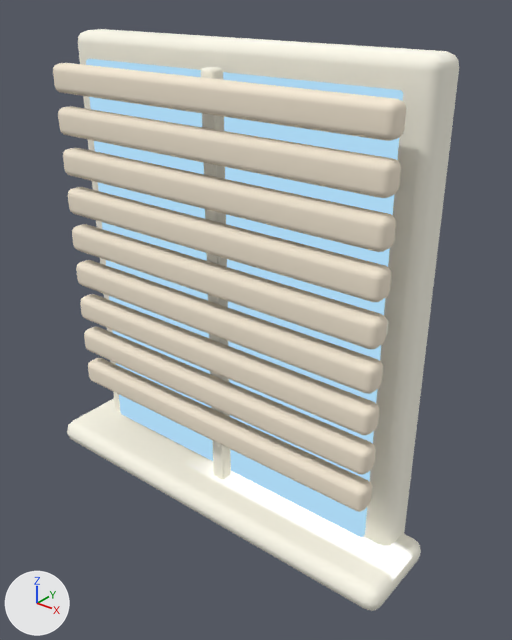
One commit to the glTF model assets/3d/native/windowBlinds.glb: the scene before it, then after it.
Before and after are seen from a camera (50 mm lens) standing at (1.54, -1.83, 1.88) and looking at (0.12, -0.06, 0.78). The axes (+X, +Y, +Z) are drawn at lower left. The lights are the same throughout. The first picture is the older version. Where no turn or scale is listed for an object, it has been applied to the vertices. Vertices at exactly the same position are counted once.

Objects in the first picture: 'Blind slat', 'Blind slat.001', 'Blind slat.002', 'Blind slat.003', 'Blind slat.004', 'Blind slat.005', 'Blind slat.006', 'Blind slat.007', 'Blind slat.008', 'Sill', 'Window frame', 'Window glass' and 1 more.
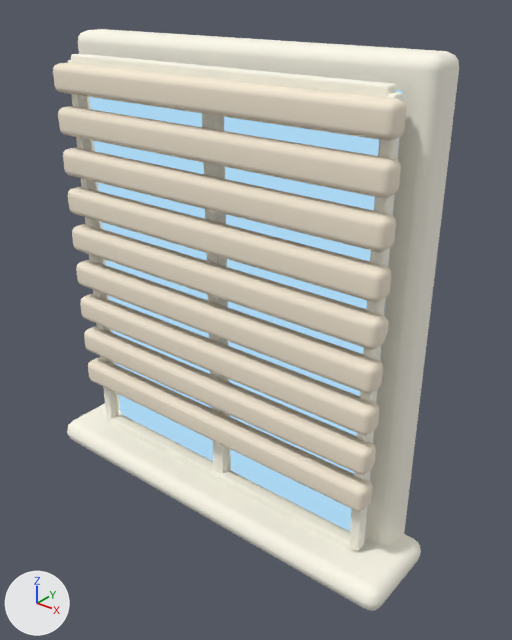
Boxes [x1, y1, x2, y2] around the edits, measured in the pictures (512 x 640 px):
'Opening sash rail.001', added: after [71, 53, 396, 97]
'Opening sash rail', added: after [110, 415, 355, 551]
'Opening sash upright.001', added: after [349, 92, 403, 551]
'Opening sash upright', added: after [68, 60, 119, 420]
part 1 of me_cube_030, surface changed: [102, 403, 415, 583] in both

Patch to the scene script:
```diff
--- a/assets/3d/native/windowBlinds.glb.py
+++ b/assets/3d/native/windowBlinds.glb.py
@@ me_cube_030 @@
 me_cube_030.from_pydata(...)  # 96 vertices, 188 faces; spans x -0.81..0.81, y -0.17..0.17, z -0.05..0.05
 # used by ob_sill; location = (0.0, -0.12, 0.03)
+# me_cube_030 part 1: texture (UV) coordinates of 188 of 188 faces, centred in x -0.81..0.81, y -0.17..0.17, z -0.05..0.05, changed; they spanned u 0.01..0.41, v 0.36..0.87 and now span u 0.01..0.5, v 0.3..0.84
 me_cube_030.materials.append(mat_window_area_cream_002)
@@ me_cube_1409 @@
+me_cube_1409.from_pydata(...)  # 96 vertices, 188 faces; spans x -0.02..0.02, y -0.02..0.02, z -0.76..0.76
+me_cube_1409.materials.append(mat_window_area_cream_002)
@@ me_cube_1408 @@
+me_cube_1408.from_pydata(...)  # 96 vertices, 188 faces; spans x -0.02..0.02, y -0.02..0.02, z -0.76..0.76
+me_cube_1408.materials.append(mat_window_area_cream_002)
@@ me_cube_1411 @@
+me_cube_1411.from_pydata(...)  # 96 vertices, 188 faces; spans x -0.635..0.635, y -0.022..0.022, z -0.02..0.02
+me_cube_1411.materials.append(mat_window_area_cream_002)
@@ me_cube_1410 @@
+me_cube_1410.from_pydata(...)  # 96 vertices, 188 faces; spans x -0.635..0.635, y -0.022..0.022, z -0.02..0.02
+me_cube_1410.materials.append(mat_window_area_cream_002)
@@ ob_opening_sash_upright_001 @@
+ob_opening_sash_upright_001 = bpy.data.objects.new('Opening sash upright.001', me_cube_1409)
+ob_opening_sash_upright_001.location = (0.635, -0.143, 0.85)
@@ ob_opening_sash_upright @@
+ob_opening_sash_upright = bpy.data.objects.new('Opening sash upright', me_cube_1408)
+ob_opening_sash_upright.location = (-0.635, -0.143, 0.85)
@@ ob_opening_sash_rail_001 @@
+ob_opening_sash_rail_001 = bpy.data.objects.new('Opening sash rail.001', me_cube_1411)
+ob_opening_sash_rail_001.location = (0.0, -0.143, 1.61)
@@ ob_opening_sash_rail @@
+ob_opening_sash_rail = bpy.data.objects.new('Opening sash rail', me_cube_1410)
+ob_opening_sash_rail.location = (0.0, -0.143, 0.09)
```
